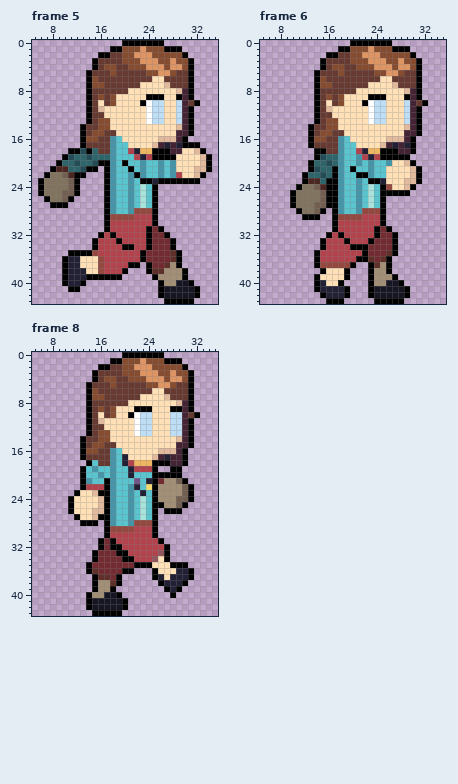
Pixel-art file: Aseprite/MC (Gracey)/Default/Gracey - Walk - Default.aseprite. Above is the file before it was changed.
44x44 pixels, 8 frames. Shown: frame 5: x 5..35, y 0..43; frame 6: x 5..35, y 0..43; frame 8: x 5..35, y 0..43. The commit also changed other frames, which this record leaves out.
The same view after the edit:
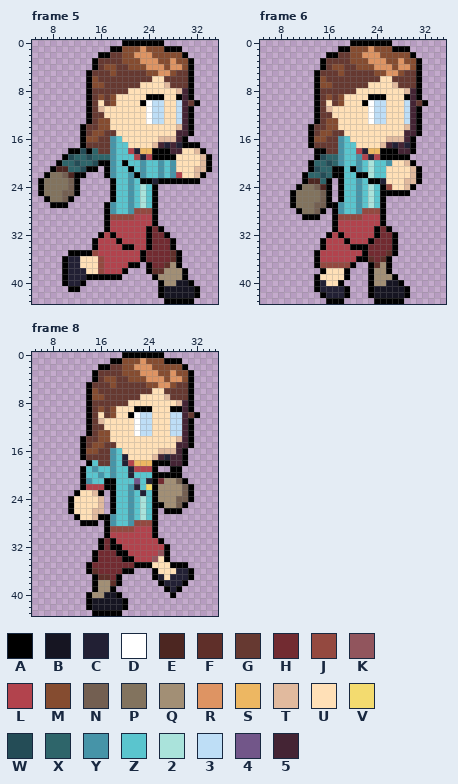
Palette (. is transparent): A #000000  B #161522  C #222034  D #ffffff  E #4c2621  F #5f2f29  G #663931  H #722b31  J #944940  K #91555d  L #b2434d  M #854c30  N #735f51  P #82735e  Q #a28f75  R #de9463  S #edb762  T #e1ba9e  U #ffe0b7  V #f3db6f  W #244c56  X #2e656a  Y #4694a8  Z #5ac5ce  2 #aae3db  3 #bedef6  4 #725689  5 #442434
What changed:
Frame 5, layer "Outline":
The author changed colour Y to colour A in rows 23 to 26 at x 18.
Colour A is removed in rows 23 to 26 at x 17.
Frame 6, layer "Outline":
The author changed colour Y to colour 2 in rows 20 to 22 at x 23.
The author changed colour Y to colour A in rows 21 to 26 at x 18.
The author changed colour Z to colour Y in row 21 at x 21.
Colour A is removed in rows 23 to 26 at x 17.
Frame 8, layer "Outline":
The author changed colour Y to colour A in rows 21 to 26 at x 18.
Colour A is removed in rows 23 to 26 at x 17.
Changed places in both pictures, as pixel boxes (x1, y1, x2, y2):
changed: (104, 178, 116, 202)
changed: (332, 160, 374, 202)
changed: (104, 478, 116, 514)
